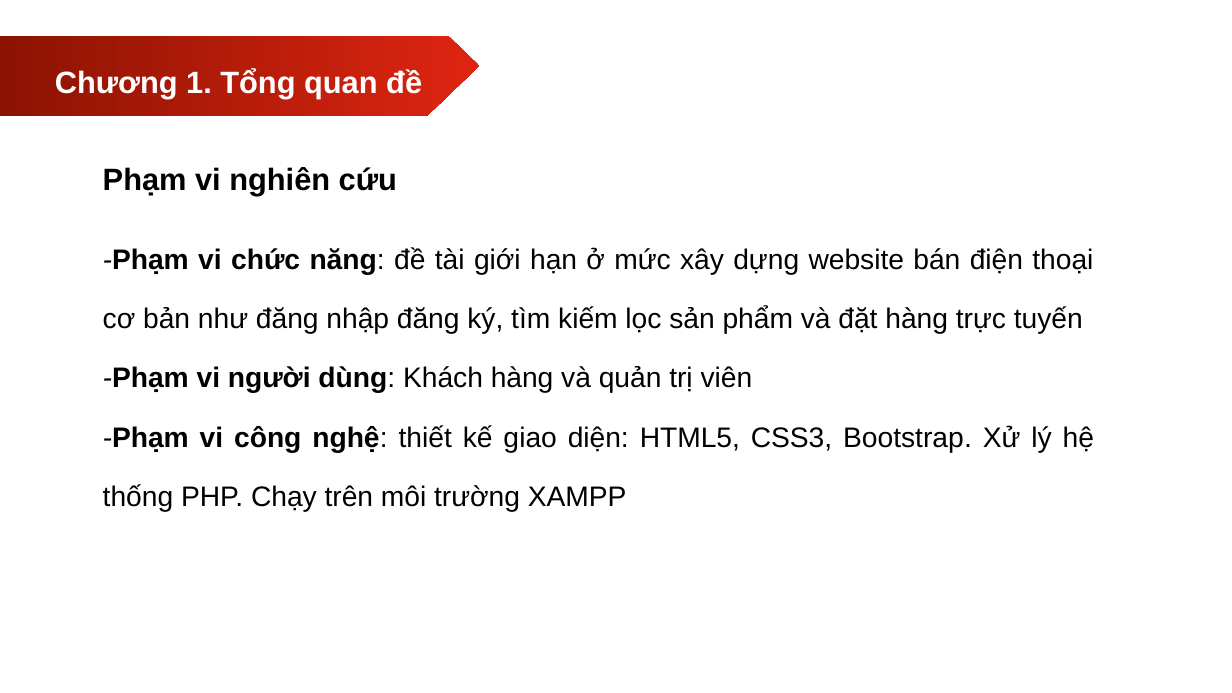
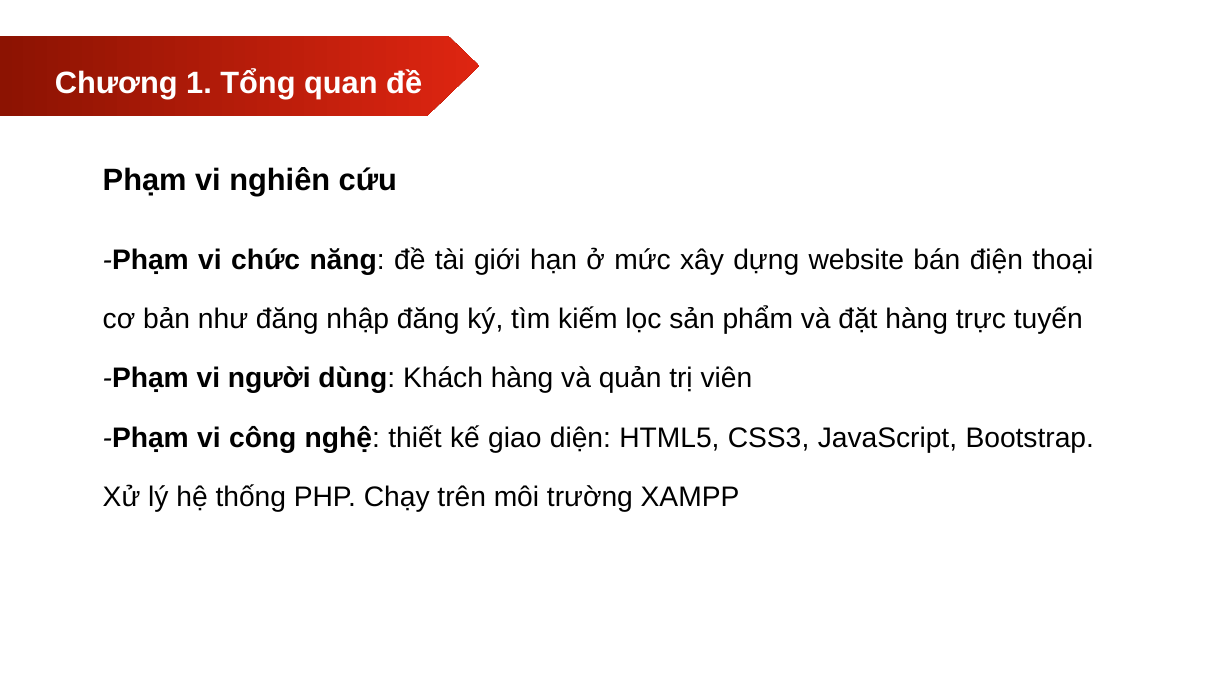
Before and after one commit to trhoansang-jpg/csn-da23ttd-tranhoangsang-tkwebbandienthoai, a slide deck: slide 4 of thesis/abs/csn-sildebaocao-webbandt.pptx. Drawn at 1232x693 pixels with LibreOffice and Linux fonts; fonts in the diff are those of the drawing. Boxes give left, top, right and bottom in pixels: in the first picture for what was removed or moved away, otherwise in the second. Text is boxed around its words. In the diff, an @@ line names an element or a change of style, - is before the commit and + after.

```diff
--- a/thesis/abs/csn-sildebaocao-webbandt.pptx
+++ b/thesis/abs/csn-sildebaocao-webbandt.pptx
@@ text at (103, 425, 1094, 512): text changed @@
--Phạm vi công nghệ: thiết kế giao diện: HTML5, CSS3, Bootstrap. Xử lý hệ thống PHP. Chạy trên môi trường XAMPP
+-Phạm vi công nghệ: thiết kế giao diện: HTML5, CSS3, JavaScript, Bootstrap. Xử lý hệ thống PHP. Chạy trên môi trường XAMPP
```
Also in this commit, not shown: 2 other slides changed, 1 slide removed.
